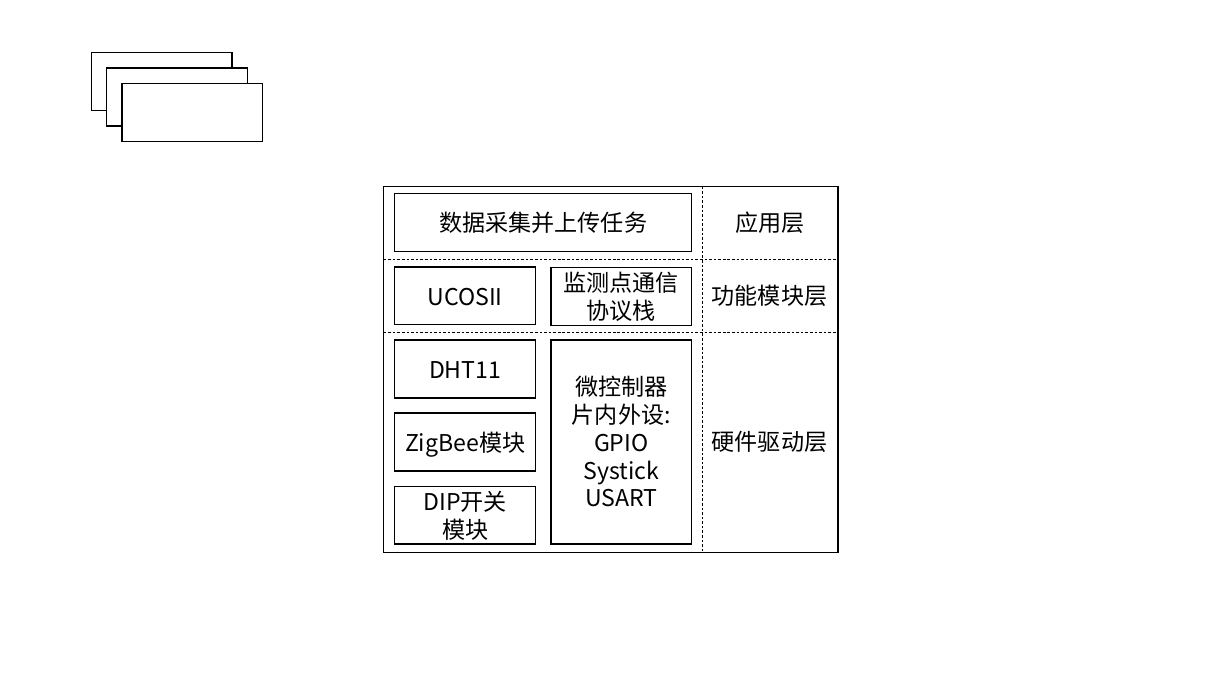
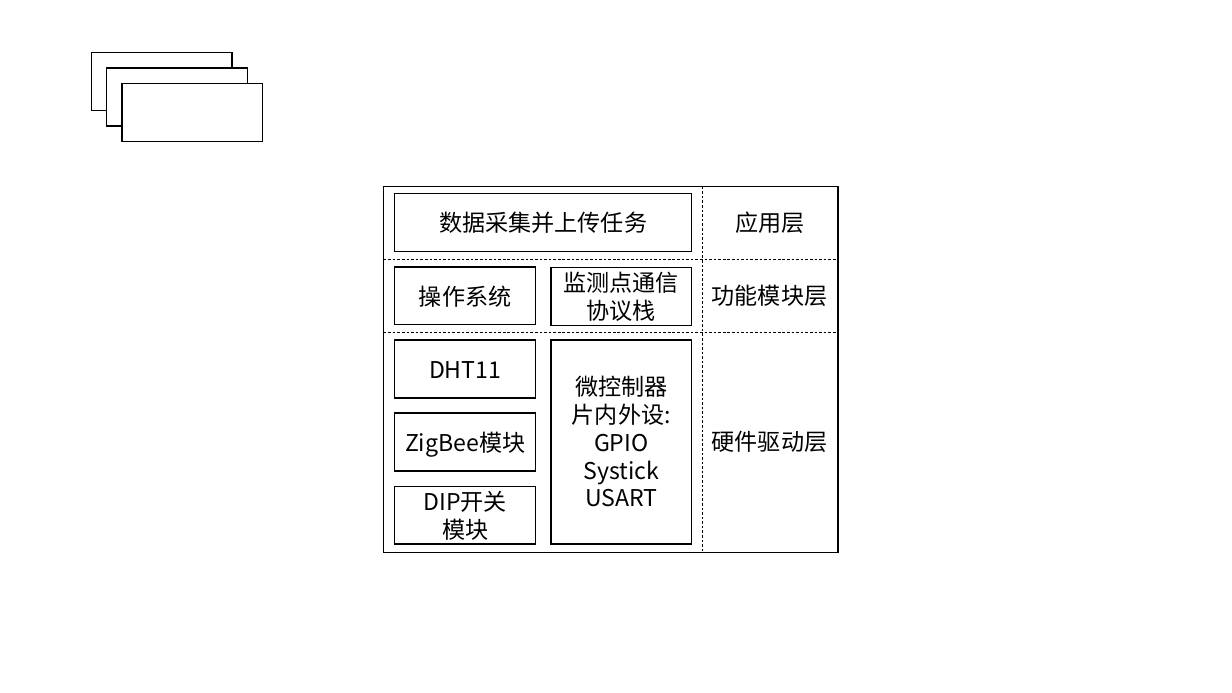
Before and after one commit to wangzilinn/Graduation_project, a slide deck: slide 6 of Doc/毕业论文/Img/框图.pptx. Drawn at 1232x693 pixels with LibreOffice and Linux fonts; fonts in the diff are those of the drawing. Boxes give left, top, right and bottom in pixels: in the first picture for what was removed or moved away, otherwise in the second. Text is boxed around its words. In the diff, an @@ line names an element or a change of style, - is before the commit and + after.

```diff
--- a/Doc/毕业论文/Img/框图.pptx
+++ b/Doc/毕业论文/Img/框图.pptx
@@ text in rectangle at [419, 285, 511, 307]: text changed @@
-UCOSII
+操作系统
```
Also in this commit, not shown: 4 other slides changed, 50 other files.
